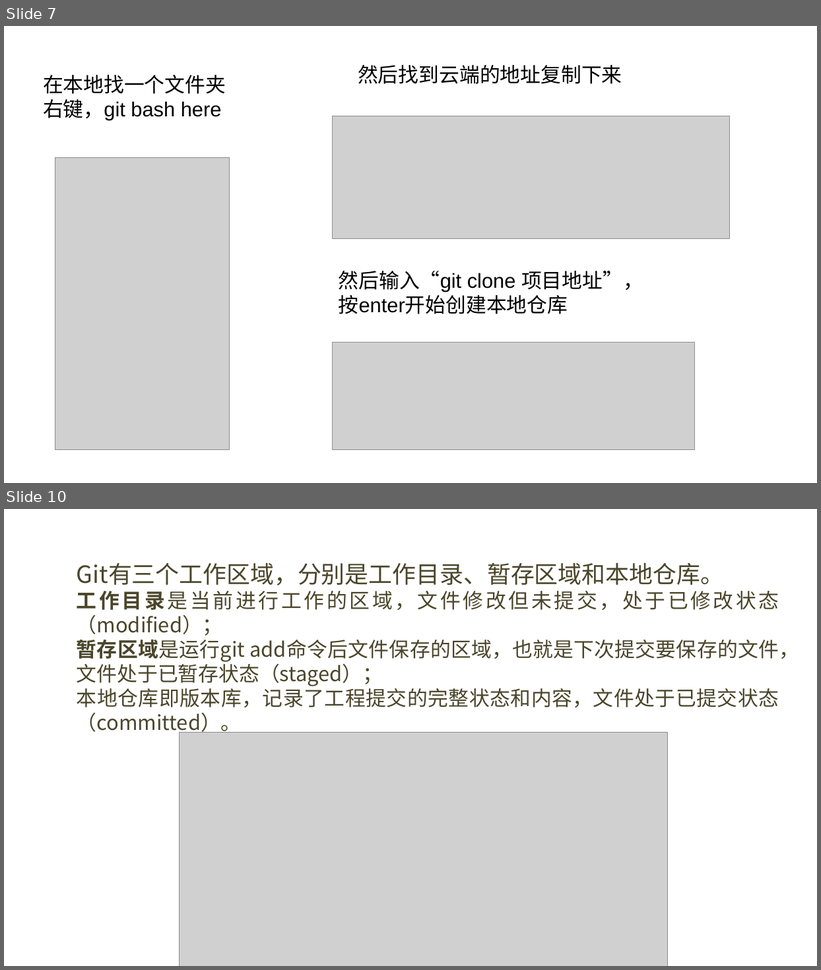
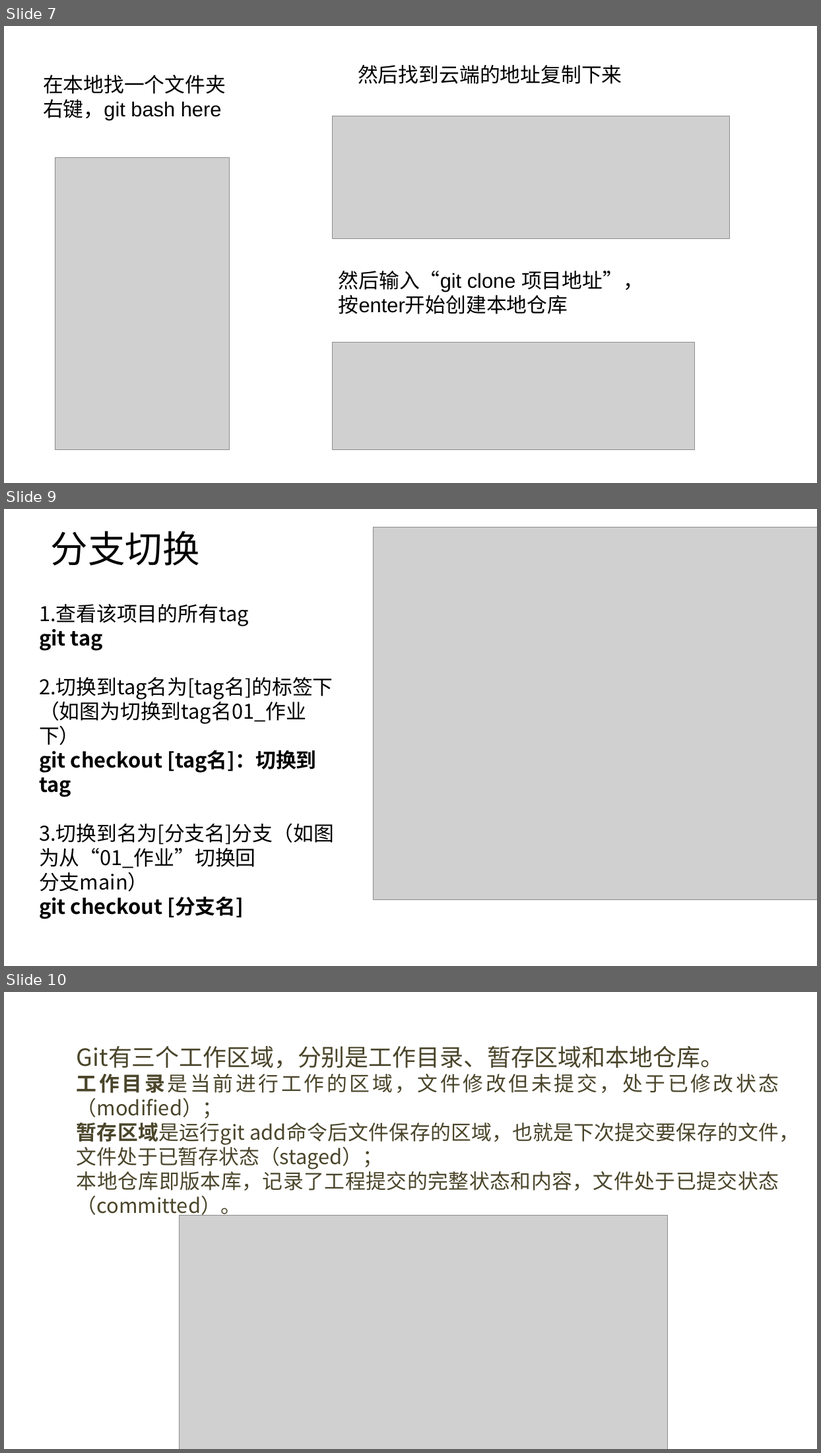
Before and after one commit to BUAAVolunteer/BUAAVolunteer-Learn, a slide deck: 教学文档/01 开发准备/01 Git操作ppt.pptx. Shown one above the other, each under a label of ours: slides 7 and 10 before the commit, slides 7, 9 and 10 after it; the slides between them are not shown. The pictures are 821x970 and 821x1453 pixels, drawn with LibreOffice and Linux fonts; fonts in the diff are those of the drawing; grey boxes stand for pictures; background and template pictures are left out. Boxes give left, top, right and bottom in pixels: in the first picture for what was removed or moved away, otherwise in the second. Text is boxed around its words. In the diff, an @@ line names an element or a change of style, - is before the commit and + after.

```diff
--- a/教学文档/01 开发准备/01 Git操作ppt.pptx
+++ b/教学文档/01 开发准备/01 Git操作ppt.pptx
@@ slide 9 added at box(4, 509, 817, 966), background picture (left out) @@
@@ picture added at box(373, 527, 817, 900) @@
@@ title added at box(51, 531, 200, 566), 44 pt, text #000000 @@
+分支切换
@@ text added at box(39, 604, 334, 920), 24 pt, text #000000 @@
+1.查看该项目的所有tag
+git tag
+2.切换到tag名为[tag名]的标签下（如图为切换到tag名01_作业下）
+git checkout [tag名]：切换到tag
+3.切换到名为[分支名]分支（如图为从“01_作业”切换回
+分支main）
+git checkout [分支名]
```
Also in this commit, not shown: 2 slides changed, 1 other slide added, 4 slides removed, 7 other files.
